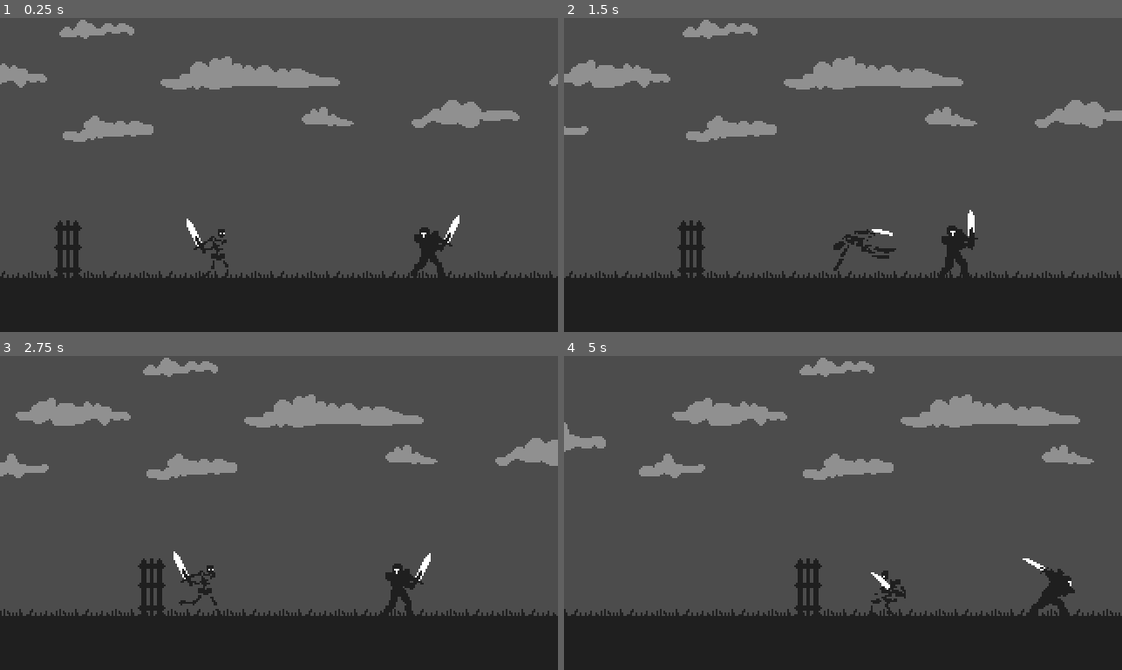
Above: before the commit, frames 1-4 (two rows, left to right).
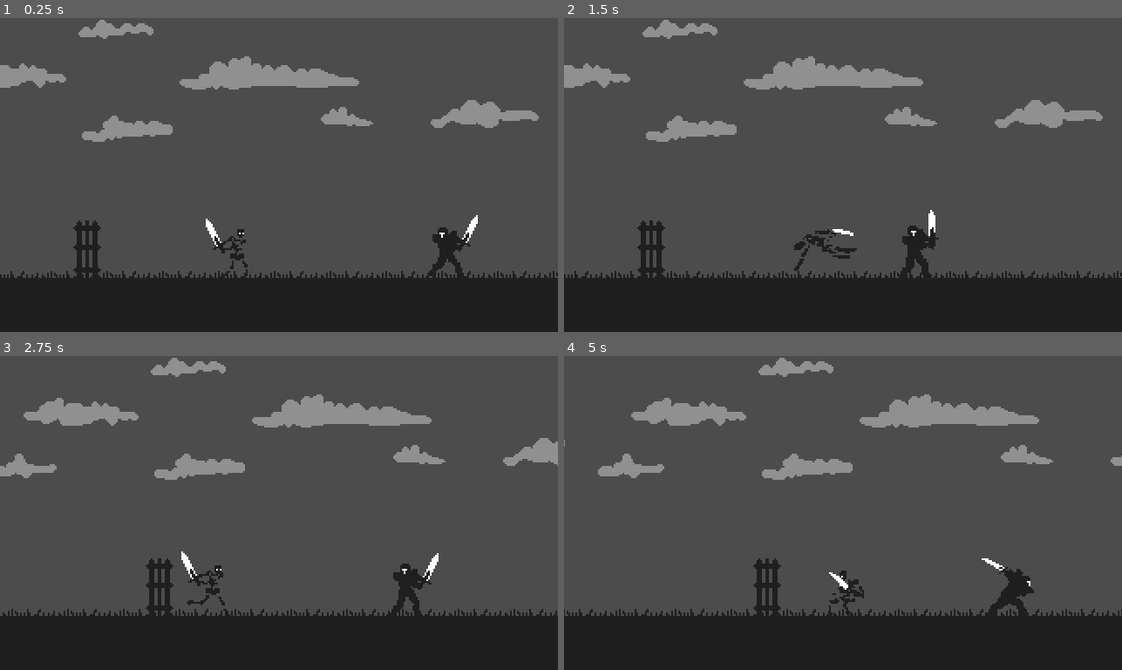
Above: after the commit, the same moments.

Repository: dw3nt/hb-grave-in-godot
Game: Godot game, scene res://Graveyard.tscn
The game is run twice, just before and just after one commit, with the same random seed, the same clock (stepped at 60 frames per second) and the same inputs.
Inputs:
- Up to frame 1 (0.25 s): no input
- Up to frame 2 (1.5 s): hold D (move_right) 0.53-1.28 s; tap K (attack) at 0.6 s; hold A (move_left) from 1.28 s (still down); tap Space (roll) at 1.35 s
- Up to frame 3 (2.75 s): release A (move_left) at 2.03 s; hold D (move_right) from 2.03 s (still down); tap K (attack) at 2.1 s
- Up to frame 4 (5 s): tap Space (roll) at 2.85, 4.35 s; release D (move_right) at 3.53 s; hold A (move_left) from 3.53 s (still down); tap K (attack) at 3.6 s

The runs differ from the first frame. In frame 1, 6.2% of the frame differs, in the area x 0-100%, y 0-83%; in frame 2, 8.7%; in frame 3, 4.5%; in frame 4, 9.1%.

Commit message:
tweaked camera smooth speeds

Diff:
--- a/Skeleton.tscn
+++ b/Skeleton.tscn
@@ -508,8 +508,9 @@
 drag_margin_h_enabled = false
 drag_margin_v_enabled = false
 smoothing_enabled = true
-drag_margin_left = 0.35
-drag_margin_right = 0.35
+smoothing_speed = 2.5
+drag_margin_left = 0.4
+drag_margin_right = 0.4
 
 [connection signal="animation_finished" from="Anim" to="." method="_on_Anim_animation_finished"]
 [connection signal="animation_started" from="Anim" to="." method="_on_Anim_animation_started"]
